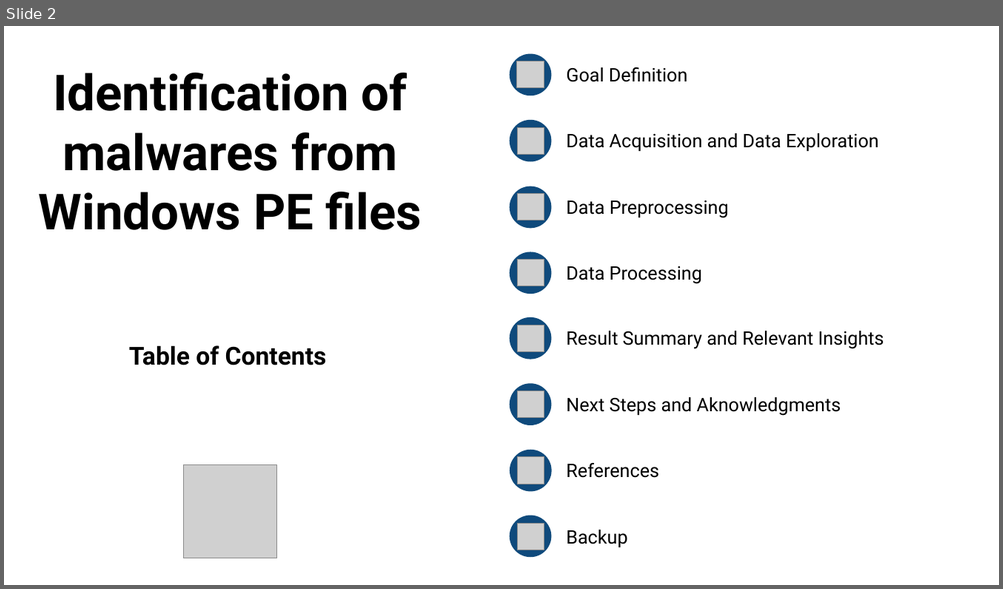
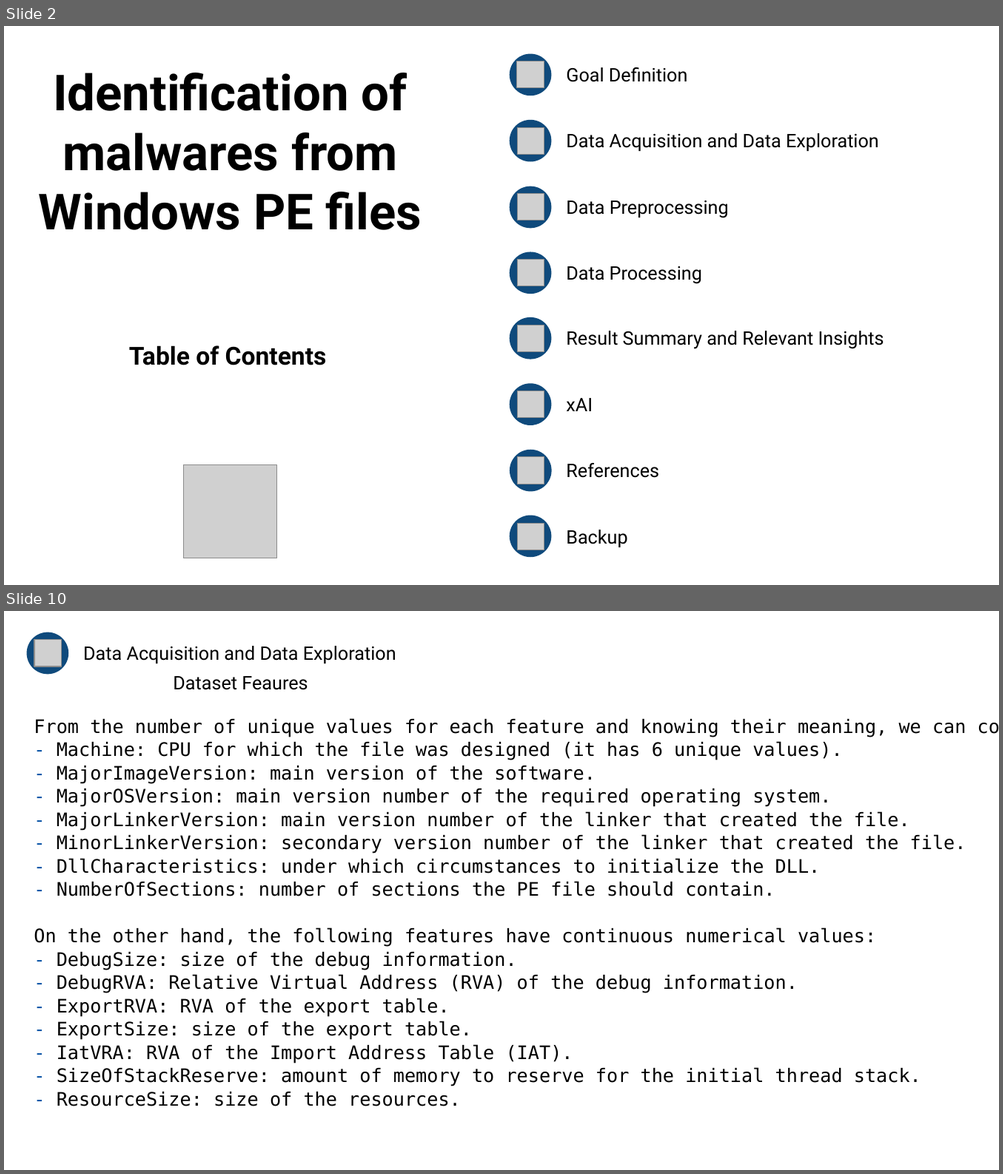
Before and after one commit to LombardiGiacomo/AI_Project_24-25, a slide deck: Slides.pptx. Shown one above the other, each under a label of ours: slide 2 before the commit, slides 2 and 10 after it; the slides between them are not shown. The pictures are 1003x589 and 1003x1174 pixels, drawn with LibreOffice and Linux fonts; fonts in the diff are those of the drawing; grey boxes stand for pictures. Boxes give left, top, right and bottom in pixels: in the first picture for what was removed or moved away, otherwise in the second. Text is boxed around its words. In the diff, an @@ line names an element or a change of style, - is before the commit and + after.

```diff
--- a/Slides.pptx
+++ b/Slides.pptx
@@ slide 10 added at box(4, 611, 999, 1170), background #FFFFFF @@
@@ ellipse added at box(26, 632, 68, 674), fill #0F4A7C @@
@@ picture added at box(34, 640, 62, 667) @@
@@ text added at box(83, 646, 396, 664), 18 pt, text #000000 @@
+Data Acquisition and Data Exploration
@@ text added at box(173, 676, 307, 690), 18 pt, text #000000 @@
+Dataset Feaures
@@ text added at box(34, 718, 966, 1107), 18 pt, text #000000 @@
+From the number of unique values for each feature and knowing their meaning, we can conclude that the following features are categorical:
+- Machine: CPU for which the file was designed (it has 6 unique values).
+- MajorImageVersion: main version of the software.
+- MajorOSVersion: main version number of the required operating system.
+- MajorLinkerVersion: main version number of the linker that created the file.
+- MinorLinkerVersion: secondary version number of the linker that created the file.
+- DllCharacteristics: under which circumstances to initialize the DLL.
+- NumberOfSections: number of sections the PE file should contain.
+On the other hand, the following features have continuous numerical values:
+- DebugSize: size of the debug information.
+- DebugRVA: Relative Virtual Address (RVA) of the debug information.
+- ExportRVA: RVA of the export table.
+- ExportSize: size of the export table.
+- IatVRA: RVA of the Import Address Table (IAT).
+- SizeOfStackReserve: amount of memory to reserve for the initial thread stack.
+- ResourceSize: size of the resources.
@@ slide 2 changed as well @@
@@ text removed at box(566, 397, 841, 416) @@
-Next Steps and Aknowledgments
@@ text added at box(566, 398, 592, 412), 18 pt, text #000000 @@
+xAI
```
Also in this commit, not shown: 1 other slide changed, 20 other slides added, 3 other files.
